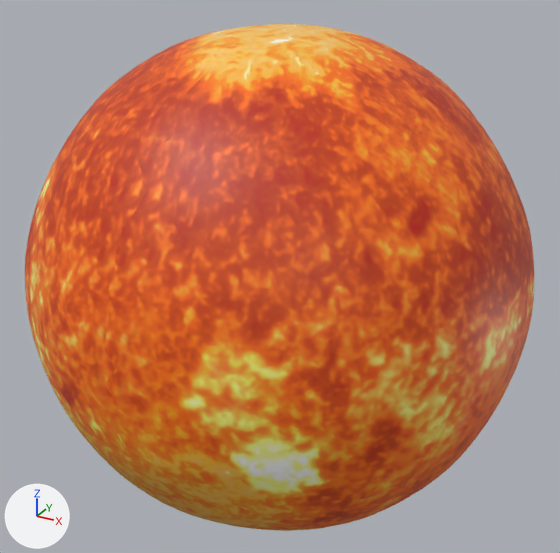
The Blender file assessment3/objects/solar_system/sphere.blend, before and after one commit.
The view is the same before and after, from a 50 mm lens placed at (2.85, -5.18, 2.6), pointed at (0.0, 0.0, 0.01). The axes (+X, +Y, +Z) are drawn at lower left. The lights are the same throughout.
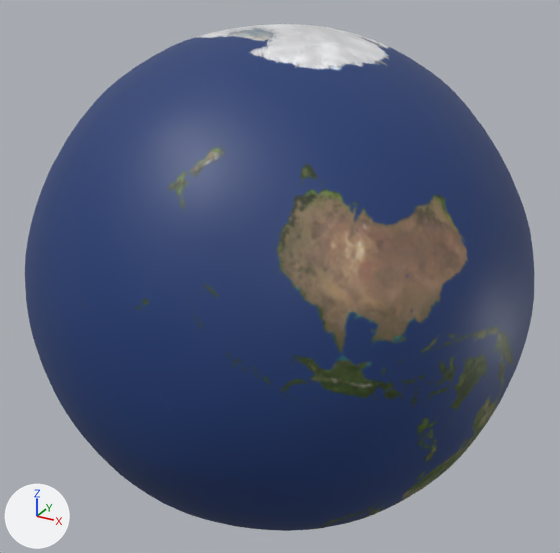
The newer file is also turned or shifted as a whole; pictures and numbers use the older file's frame.

Boxes [x1, y1, x2, y2] around the edits, measured in the pictures (560 x 553 px):
'Icosphere', surface changed (orange to blue): [25, 24, 535, 531] in both

The edits, one by one:
Picture '2k_earth_daymap.jpg' (img_2k_earth_daymap_jpg) is new.
Material 'Material.001' (mat_material_001) changes its picture from img_2k_sun_jpg to img_2k_earth_daymap_jpg.
